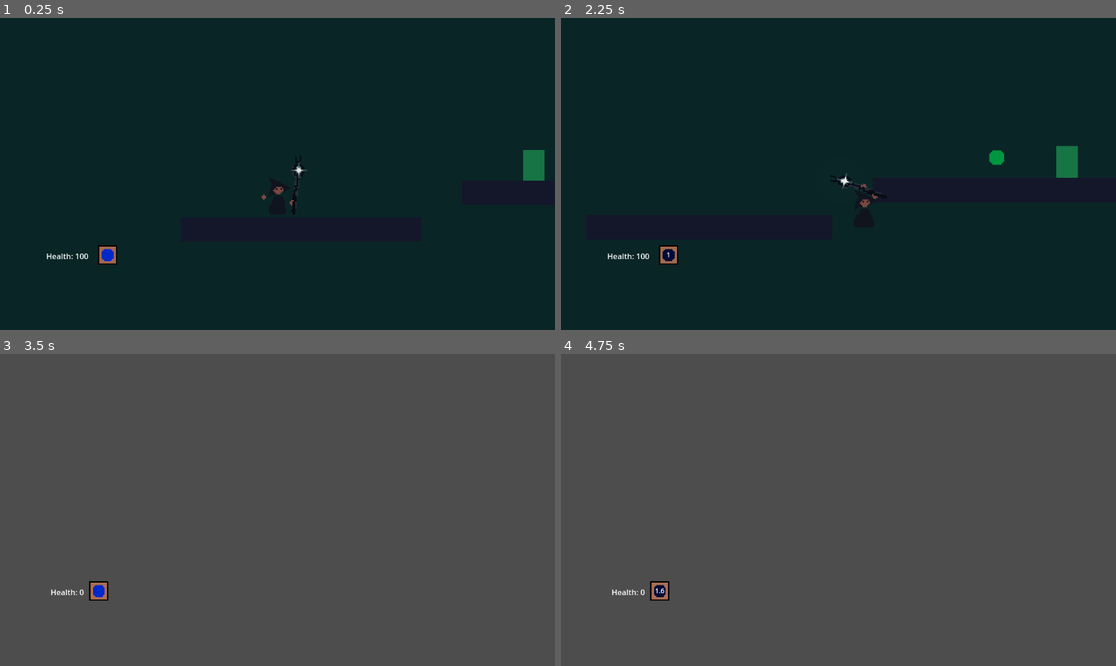
Above: before the commit, frames 1-4 (two rows, left to right).
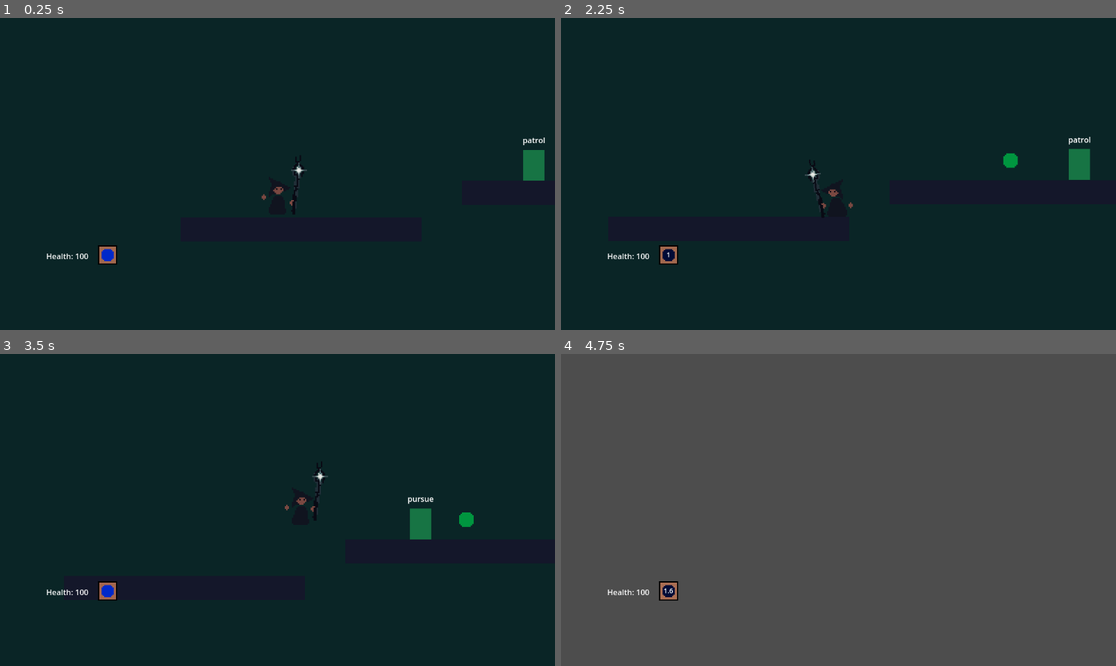
Above: after the commit, the same moments.

Repository: AthertonRoamer/Newton
Game: Godot game, scene res://test_world/test_world.tscn
The game is run twice, just before and just after one commit, with the same random seed, the same clock (stepped at 60 frames per second) and the same inputs. This scene is started directly instead of the project's main scene.
Inputs (mouse positions are in pixels of both pictures, inside the frame that each line leads up to):
- Up to frame 1 (0.25 s): no input
- Up to frame 2 (2.25 s): move the mouse to (960, 158) at 0.52 s; press the mouse at (960, 158) at 0.53 s; hold D (player_right) 0.53-2.03 s; tap W (player_jump) at 0.77, 1.52 s; move the mouse to (727, 189) at 1.27 s; release the mouse at (727, 189) at 1.28 s; click (727, 189) at 1.35 s; move the mouse to (894, 105) at 2.02 s; press the mouse at (894, 105) at 2.03 s; hold A (player_left) from 2.03 s (still down); tap E (player_interact) at 2.1 s
- Up to frame 3 (3.5 s): move the mouse to (249, 572) at 2.77 s; release A (player_left) at 2.78 s; release the mouse at (249, 572) at 2.78 s; hold D (player_right) from 2.78 s (still down); tap 4 (player_select_spell_four) at 2.85 s; tap W (player_jump) at 3.02 s; click (249, 572) at 3.05 s
- Up to frame 4 (4.75 s): move the mouse to (1005, 556) at 3.52 s; press the mouse at (1005, 556) at 3.53 s; tap 1 (player_select_spell_one) at 3.6 s; tap W (player_jump) at 3.77, 4.52 s; move the mouse to (672, 463) at 4.27 s; release D (player_right) at 4.28 s; release the mouse at (672, 463) at 4.28 s; hold A (player_left) from 4.28 s (still down); tap 3 (player_select_spell_three) at 4.35 s; click (672, 463) at 4.55 s

The runs differ from the first frame. In frame 1, less than 0.1% of the frame differs, in the area x 94-99%, y 38-41%; in frame 2, 1.1%; in frame 3, 100%, in the area x 0-100%, y 0-100%; in frame 4, 0.4%.

Commit message:
Completed goblin, limited staff angle, fixed charging bug

Diff:
--- a/Newton/entities/edge_detector/edge_detector.gd
+++ b/Newton/entities/edge_detector/edge_detector.gd
@@ -20,3 +20,12 @@
 
 func is_edge_on_left() -> bool:
 	return not left_ray.is_colliding()
+
+
+func is_edge_in_direction(direction : Vector2) -> bool:
+	if direction == Vector2.RIGHT:
+		return is_edge_on_right()
+	elif direction == Vector2.LEFT:
+		return is_edge_on_left()
+	else:
+		return false
--- a/Newton/entities/entity.gd
+++ b/Newton/entities/entity.gd
@@ -23,7 +23,7 @@
 			direction_changed.emit(direction)
 
 var walking : bool = false
-var was_walking : bool = false #last frame
+var was_walking_last_frame : bool = false
 
 var health : int = starting_health:
 	set(v):
@@ -52,11 +52,19 @@
 	queue_free()
 
 
+func switch_direction() -> void:
+	match direction:
+		Vector2.RIGHT:
+			direction = Vector2.LEFT
+		Vector2.LEFT:
+			direction = Vector2.RIGHT
+
+
 func walk() -> void:
 	if not walking:
 		walking = true
-		was_walking = true
-		walking_changed.emit(true)
+		if not was_walking_last_frame:
+			walking_changed.emit(true)
 
 
 func process_walking() -> void:
@@ -73,10 +81,11 @@
 			velocity.x += lateral_acceleration
 
 		walking = false
+		was_walking_last_frame = true
 	else:
-		if was_walking:
+		if was_walking_last_frame:
 			walking_changed.emit(false)
-			was_walking = false
+		was_walking_last_frame = false
 
 
 func basic_entiy_friction() -> void:
--- a/Newton/entities/goblin/goblin.gd
+++ b/Newton/entities/goblin/goblin.gd
@@ -1,4 +1,17 @@
 class_name Goblin
-extends Entity
+extends HostileEntity
 
 @export var edge_detector : EdgeDetector
+@export var obstacle_detector : ObstacleDetector
+@export var state_machine : EntityStateMachine
+
+@export var weapon : MeleeWeapon
+
+func _ready() -> void:
+	super()
+	$StateDisplay.text = str(state_machine.active_state.id)
+	state_machine.state_changed.connect(_on_state_changed)
+
+
+func _on_state_changed() -> void:
+	$StateDisplay.text = state_machine.active_state.id
--- a/Newton/entities/goblin/goblin.tscn
+++ b/Newton/entities/goblin/goblin.tscn
@@ -1,18 +1,31 @@
-[gd_scene load_steps=7 format=3 uid="uid://crs5n2j5sil7s"]
+[gd_scene load_steps=13 format=3 uid="uid://crs5n2j5sil7s"]
 
 [ext_resource type="Script" path="res://entities/goblin/goblin.gd" id="1_glrm0"]
-[ext_resource type="Texture2D" uid="uid://bbsgvlv6kygf2" path="res://entities/goblin/filler_goblin_art.png" id="2_7xhft"]
+[ext_resource type="Texture2D" uid="uid://bbsgvlv6kygf2" path="res://entities/goblin/art/filler_goblin_art.png" id="2_7xhft"]
 [ext_resource type="PackedScene" uid="uid://b25ocklxmlo8i" path="res://entities/edge_detector/edge_detector.tscn" id="3_b6hqv"]
 [ext_resource type="PackedScene" uid="uid://cuv6l4g0b6sea" path="res://entities/entity_state_machine/entity_state_machine.tscn" id="4_etnwo"]
-[ext_resource type="Script" path="res://entities/goblin/patrol.gd" id="5_wj7n0"]
+[ext_resource type="PackedScene" uid="uid://bk1s87ecljx8c" path="res://entities/obstacle_detector/obstacle_detector.tscn" id="4_tt073"]
+[ext_resource type="Script" path="res://entities/goblin/states/patrol.gd" id="5_wj7n0"]
+[ext_resource type="Script" path="res://entities/goblin/states/attack.gd" id="6_ofi1d"]
+[ext_resource type="Script" path="res://entities/goblin/states/pursue.gd" id="7_4e64o"]
+[ext_resource type="Script" path="res://entities/goblin/melee_weapon/goblin_melee_weapon.gd" id="8_2lfkf"]
+[ext_resource type="Texture2D" uid="uid://c7d6kh1qxiylf" path="res://entities/goblin/art/filler_goblin_weapon.png" id="8_ddich"]
 
 [sub_resource type="CapsuleShape2D" id="CapsuleShape2D_a4b8o"]
 radius = 21.0
 height = 64.0
 
-[node name="Goblin" type="CharacterBody2D" node_paths=PackedStringArray("edge_detector")]
+[sub_resource type="CircleShape2D" id="CircleShape2D_1b1is"]
+radius = 16.1245
+
+[node name="Goblin" type="CharacterBody2D" node_paths=PackedStringArray("edge_detector", "obstacle_detector", "state_machine", "weapon", "can_attack_timer")]
 script = ExtResource("1_glrm0")
 edge_detector = NodePath("EdgeDetector")
+obstacle_detector = NodePath("ObstacleDetector")
+state_machine = NodePath("EntityStateMachine")
+weapon = NodePath("MeleeWeapon")
+attack_range = 70
+can_attack_timer = NodePath("CanAtttackTimer")
 
 [node name="Sprite2D" type="Sprite2D" parent="."]
 scale = Vector2(2, 2)
@@ -21,8 +34,7 @@
 [node name="CollisionShape2D" type="CollisionShape2D" parent="."]
 shape = SubResource("CapsuleShape2D_a4b8o")
 
-[node name="EdgeDetector" parent="." instance=ExtResource("3_b6hqv")]
-width = 80.0
+[node name="CanAtttackTimer" type="Timer" parent="."]
 
 [node name="EntityStateMachine" parent="." node_paths=PackedStringArray("entity") instance=ExtResource("4_etnwo")]
 entity = NodePath("..")
@@ -31,3 +43,41 @@
 script = ExtResource("5_wj7n0")
 id = "patrol"
 first_active_state = true
+
+[node name="Pursue" type="Node" parent="EntityStateMachine"]
+script = ExtResource("7_4e64o")
+id = "pursue"
+
+[node name="Attack" type="Node" parent="EntityStateMachine"]
+script = ExtResource("6_ofi1d")
+id = "attack"
+
+[node name="StateDisplay" type="Label" parent="."]
+offset_left = -39.0
+offset_top = -86.0
+offset_right = 40.0
+offset_bottom = -19.0
+horizontal_alignment = 1
+vertical_alignment = 1
+
+[node name="EdgeDetector" parent="." instance=ExtResource("3_b6hqv")]
+width = 80.0
+
+[node name="ObstacleDetector" parent="." instance=ExtResource("4_tt073")]
+length = 45.0
+
+[node name="MeleeWeapon" type="Area2D" parent="." node_paths=PackedStringArray("timer", "wielder")]
+position = Vector2(40, 0)
+script = ExtResource("8_2lfkf")
+timer = NodePath("Timer")
+wielder = NodePath("..")
+metadata/_edit_group_ = true
+
+[node name="Sprite2D" type="Sprite2D" parent="MeleeWeapon"]
+texture = ExtResource("8_ddich")
+
+[node name="CollisionShape2D" type="CollisionShape2D" parent="MeleeWeapon"]
+shape = SubResource("CircleShape2D_1b1is")
+
+[node name="Timer" type="Timer" parent="MeleeWeapon"]
+one_shot = true
--- /dev/null
+++ b/Newton/entities/goblin/melee_weapon/goblin_melee_weapon.gd
@@ -0,0 +1,14 @@
+class_name GoblinMeleeWeapon
+extends MeleeWeapon
+
+@export var arm_length : int = 40
+
+func strike() -> void:
+	position = get_parent().direction * arm_length
+	visible = true
+	super()
+
+
+func end_strike() -> void:
+	super()
+	visible = false
--- /dev/null
+++ b/Newton/entities/goblin/melee_weapon/melee_weapon.gd
@@ -0,0 +1,50 @@
+class_name MeleeWeapon
+extends Area2D
+
+signal strike_began
+signal strike_ended
+
+@export var timer : Timer
+@export var damage : int = 20
+@export var damage_type : String = "none"
+@export var strike_time : float = 0.75
+@export var wielder : Node2D
+
+var striking : bool = false
+var entities_hit : Array[Node] = []
+
+func _ready() -> void:
+	visible = false
+	timer.wait_time = strike_time
+	timer.timeout.connect(_on_timer_timeout)
+	body_entered.connect(_on_body_entered)
+
+
+func strike() -> void:
+	striking = true
+	for body in get_overlapping_bodies():
+		effect_body(body)
+	timer.start()
+	strike_began.emit()
+
+
+func end_strike() -> void:
+	striking = false
+	entities_hit = []
+	strike_ended.emit()
+
+
+
+func _on_body_entered(body : Node2D) -> void:
+	effect_body(body)
+
+
+func effect_body(body : Node2D) -> void:
+	if not entities_hit.has(body) and body != wielder:
+		if body.is_in_group("damageable"):
+			body.take_damage(damage, damage_type)
+			entities_hit.append(body)
+
+
+func _on_timer_timeout() -> void:
+	end_strike()
--- a/Newton/entities/goblin/patrol.gd
+++ /dev/null
@@ -1,12 +0,0 @@
-class_name PatrolState
-extends EntityState
-
-func process_state() -> void:
-	match get_entity().direction:
-		Vector2.RIGHT:
-			if get_entity().edge_detector.is_edge_on_right():
-				get_entity().direction = Vector2.LEFT
-		Vector2.LEFT:
-			if get_entity().edge_detector.is_edge_on_left():
-				get_entity().direction = Vector2.RIGHT
-	get_entity().walk()
--- /dev/null
+++ b/Newton/entities/goblin/states/attack.gd
@@ -0,0 +1,16 @@
+class_name StateAttack
+extends EntityState
+
+func _ready() -> void:
+	super()
+	get_entity().weapon.strike_ended.connect(_on_strike_ended)
+
+
+func activate() -> void:
+	super()
+	get_entity().weapon.strike()
+
+
+func _on_strike_ended() -> void:
+	get_entity().register_attack()
+	state_machine.set_state("pursue")
--- /dev/null
+++ b/Newton/entities/goblin/states/patrol.gd
@@ -0,0 +1,9 @@
+class_name PatrolState
+extends EntityState
+
+func process_state() -> void:
+	if get_entity().edge_detector.is_edge_in_direction(get_entity().direction) or get_entity().obstacle_detector.is_obstacle_in_direction(get_entity().direction):
+		get_entity().switch_direction()
+	get_entity().walk()
+	if get_entity().is_player_nearby():
+		state_machine.set_state("pursue")
--- /dev/null
+++ b/Newton/entities/goblin/states/pursue.gd
@@ -0,0 +1,13 @@
+class_name PursueState
+extends EntityState
+
+func process_state() -> void:
+	get_entity().direction = get_entity().get_simple_direction_to_player()
+	var blocked : bool = get_entity().edge_detector.is_edge_in_direction(get_entity().direction)
+	blocked = blocked or get_entity().obstacle_detector.is_obstacle_in_direction(get_entity().direction)
+	if not blocked:
+		get_entity().walk()
+	if not get_entity().is_player_nearby():
+		state_machine.set_state("patrol")
+	elif get_entity().is_player_attackable() and get_entity().can_attack:
+		state_machine.set_state("attack")
--- /dev/null
+++ b/Newton/entities/hostile_entity/hostile_entity.gd
@@ -0,0 +1,57 @@
+class_name HostileEntity
+extends Entity
+
+@export var sight_range : int = 300
+@export var attack_range : int = 60
+@export var attack_delay : float = 0.5
+@export var attack_angle_range_above : float = 45
+@export var attack_angle_range_below : float = 45
+
+var can_attack : bool = true
+@export var can_attack_timer : Timer
+
+
+func _ready() -> void:
+	super()
+	if can_attack_timer != null:
+		can_attack_timer.wait_time = attack_delay
+		can_attack_timer.one_shot = true
+		can_attack_timer.timeout.connect(_on_can_attack_timer_timeout)
+
+
+func is_player_nearby() -> bool:
+	if is_instance_valid(Main.player):
+		return global_position.distance_to(Main.player.global_position) < sight_range
+	else:
+		return false
+
+
+func is_player_attackable() -> bool:
+	if is_instance_valid(Main.player):
+		var to_player : Vector2 = Main.player.global_position - global_position
+		if to_player.length() <= attack_range:
+			if sign(to_player.y) == 1: #player above entity
+				return to_player.angle_to(direction) <= attack_angle_range_above
+			else: #player below entity
+				return to_player.angle_to(direction) <= attack_angle_range_below
+		else:
+			return false
+	else:
+		return false
+
+
+func get_simple_direction_to_player() -> Vector2:
+	if is_instance_valid(Main.player) and position.x > Main.player.global_position.x:
+		return Vector2.LEFT
+	else:
+		return Vector2.RIGHT
+
+
+func register_attack() -> void:
+	if is_instance_valid(can_attack_timer):
+		can_attack = false
+		can_attack_timer.start()
+
+
+func _on_can_attack_timer_timeout() -> void:
+	can_attack = true
--- /dev/null
+++ b/Newton/entities/obstacle_detector/obstacle_detector.gd
@@ -0,0 +1,63 @@
+class_name ObstacleDetector
+extends Node2D
+
+@export var right_ray_cast : RayCast2D
+@export var left_ray_cast : RayCast2D
+
+@export var length : float
+
+func _ready() -> void:
+	right_ray_cast.target_position.x = length
+	left_ray_cast.target_position.x = -length
+
+
+func is_obstacle_left() -> bool:
+	return left_ray_cast.is_colliding()
+
+
+func is_obstacle_right() -> bool:
+	return right_ray_cast.is_colliding()
+
+
+func is_obstacle_in_direction(direction : Vector2) -> bool:
+	match direction:
+		Vector2.RIGHT:
+			return is_obstacle_right()
+		Vector2.LEFT:
+			return is_obstacle_left()
+		_:
+			return false
+
+
+func get_obstacle_type_left() -> String:
+	if is_obstacle_left():
+		if left_ray_cast.get_collider() is Player:
+			return "player"
+		elif left_ray_cast.get_collider() is Entity:
+			return "entity"
+		else:
+			return "basic"
+	else:
+		return "none"
+
+
+func get_obstacle_type_right() -> String:
+	if is_obstacle_right():
+		if right_ray_cast.get_collider() is Player:
+			return "player"
+		elif right_ray_cast.get_collider() is Entity:
+			return "entity"
+		else:
+			return "basic"
+	else:
+		return "none"
+
+
+func get_obstacle_type_in_direction(direction : Vector2) -> String:
+	match direction:
+		Vector2.RIGHT:
+			return get_obstacle_type_right()
+		Vector2.LEFT:
+			return get_obstacle_type_left()
+		_:
+			return "none"
--- /dev/null
+++ b/Newton/entities/obstacle_detector/obstacle_detector.tscn
@@ -0,0 +1,15 @@
+[gd_scene load_steps=2 format=3 uid="uid://bk1s87ecljx8c"]
+
+[ext_resource type="Script" path="res://entities/obstacle_detector/obstacle_detector.gd" id="1_xxpgw"]
+
+[node name="ObstacleDetector" type="Node2D" node_paths=PackedStringArray("right_ray_cast", "left_ray_cast")]
+script = ExtResource("1_xxpgw")
+right_ray_cast = NodePath("RightRayCast")
+left_ray_cast = NodePath("LeftRayCast")
+length = 32.0
+
+[node name="LeftRayCast" type="RayCast2D" parent="."]
+target_position = Vector2(-32, 0)
+
+[node name="RightRayCast" type="RayCast2D" parent="."]
+target_position = Vector2(32, 0)
--- a/Newton/main/main.gd
+++ b/Newton/main/main.gd
@@ -3,6 +3,7 @@
 
 static var main : Main
 static var world : World
+static var player : Player
 
 @export var menu_scene : PackedScene
 @export var game_scene : PackedScene
--- a/Newton/player/player.gd
+++ b/Newton/player/player.gd
@@ -28,11 +28,13 @@
 @export var starting_health : int = 100
 var health : int = starting_health:
 	set(v):
-		health = v
-		Hud.health_display.health = health
-		if health <= 0:
+		if v <= 0:
 			health = 0
 			die()
+		else:
+			health = v
+		Hud.health_display.health = health
+
 
 
 @export var spell_manager : SpellManager
@@ -48,6 +50,7 @@
 
 func _ready() -> void:
 	reset()
+	Main.player = self
 	equip_spell(preload("res://player/spells/test_spell/test_spell.tscn"))
 
 
@@ -119,6 +122,11 @@
 func begin_charging_spell() -> void:
 	if spell_manager.selected_spell.available:
 		spell_manager.selected_spell.begin_charge()
+		direction_locked = true
+		charging = true
+		staff_sprite.start_following_mouse()
+		if !is_on_floor():
+			falling = true
 
 
 func cast_spell() -> void:
@@ -151,13 +159,7 @@
 func mouse_actions():
 #	feel free to mess with this code this is just where
 #	im putting the charge animation stuff (quick solution)
-	if Input.is_action_pressed("player_cast"):
-		direction_locked = true
-		charging = true
-		staff_sprite.start_following_mouse()
-		if !is_on_floor():
-			falling = true
-	elif !Input.is_action_pressed("player_cast"):
+	if !Input.is_action_pressed("player_cast"):
 		direction_locked = false
 		charging = false
 		charged = false
--- a/Newton/player/player.tscn
+++ b/Newton/player/player.tscn
@@ -766,6 +766,59 @@
 "values": [false]
 }
 
+[sub_resource type="Animation" id="Animation_kbru1"]
+resource_name = "wind_charged"
+length = 0.3
+loop_mode = 1
+tracks/0/type = "value"
+tracks/0/imported = false
+tracks/0/enabled = true
+tracks/0/path = NodePath("Sprite2D:frame")
+tracks/0/interp = 1
+tracks/0/loop_wrap = true
+tracks/0/keys = {
+"times": PackedFloat32Array(0),
+"transitions": PackedFloat32Array(1),
+"update": 1,
+"values": [17]
+}
+tracks/1/type = "value"
+tracks/1/imported = false
+tracks/1/enabled = true
+tracks/1/path = NodePath("staff:frame")
+tracks/1/interp = 1
+tracks/1/loop_wrap = true
+tracks/1/keys = {
+"times": PackedFloat32Array(0, 0.1, 0.2),
+"transitions": PackedFloat32Array(1, 1, 1),
+"update": 1,
+"values": [22, 23, 24]
+}
+tracks/2/type = "value"
+tracks/2/imported = false
+tracks/2/enabled = true
+tracks/2/path = NodePath("staff:z_index")
+tracks/2/interp = 1
+tracks/2/loop_wrap = true
+tracks/2/keys = {
+"times": PackedFloat32Array(0),
+"transitions": PackedFloat32Array(1),
+"update": 1,
+"values": [1]
+}
+tracks/3/type = "value"
+tracks/3/imported = false
+tracks/3/enabled = true
+tracks/3/path = NodePath("staff:position")
+tracks/3/interp = 1
+tracks/3/loop_wrap = true
+tracks/3/keys = {
+"times": PackedFloat32Array(0),
+"transitions": PackedFloat32Array(1),
+"update": 0,
+"values": [Vector2(0, 4.76837e-07)]
+}
+
 [sub_resource type="Animation" id="Animation_8liq7"]
 resource_name = "wind_charging"
 length = 0.9
@@ -854,59 +907,6 @@
 "values": [0.0, 0.25]
 }
 
-[sub_resource type="Animation" id="Animation_kbru1"]
-resource_name = "wind_charged"
-length = 0.3
-loop_mode = 1
-tracks/0/type = "value"
-tracks/0/imported = false
-tracks/0/enabled = true
-tracks/0/path = NodePath("Sprite2D:frame")
-tracks/0/interp = 1
-tracks/0/loop_wrap = true
-tracks/0/keys = {
-"times": PackedFloat32Array(0),
-"transitions": PackedFloat32Array(1),
-"update": 1,
-"values": [17]
-}
-tracks/1/type = "value"
-tracks/1/imported = false
-tracks/1/enabled = true
-tracks/1/path = NodePath("staff:frame")
-tracks/1/interp = 1
-tracks/1/loop_wrap = true
-tracks/1/keys = {
-"times": PackedFloat32Array(0, 0.1, 0.2),
-"transitions": PackedFloat32Array(1, 1, 1),
-"update": 1,
-"values": [22, 23, 24]
-}
-tracks/2/type = "value"
-tracks/2/imported = false
-tracks/2/enabled = true
-tracks/2/path = NodePath("staff:z_index")
-tracks/2/interp = 1
-tracks/2/loop_wrap = true
-tracks/2/keys = {
-"times": PackedFloat32Array(0),
-"transitions": PackedFloat32Array(1),
-"update": 1,
-"values": [1]
-}
-tracks/3/type = "value"
-tracks/3/imported = false
-tracks/3/enabled = true
-tracks/3/path = NodePath("staff:position")
-tracks/3/interp = 1
-tracks/3/loop_wrap = true
-tracks/3/keys = {
-"times": PackedFloat32Array(0),
-"transitions": PackedFloat32Array(1),
-"update": 0,
-"values": [Vector2(0, 4.76837e-07)]
-}
-
 [sub_resource type="AnimationLibrary" id="AnimationLibrary_hnese"]
 _data = {
 "RESET": SubResource("Animation_hmqwr"),
--- a/Newton/player/staff.gd
+++ b/Newton/player/staff.gd
@@ -1,5 +1,6 @@
 extends Sprite2D
 
+@export var limit_staff_angle_to_forward = true
 @onready var player = get_parent()
 
 var follow_mouse = false
@@ -9,6 +10,21 @@
 	if follow_mouse:
 		var mouse_pos = get_global_mouse_position()
 		var angle_to_mouse = rad_to_deg((get_global_position() - mouse_pos).angle())
+
+		if limit_staff_angle_to_forward:
+			#this makes so player can't aim staff behind himself
+			var direction_angle_to_mouse = rad_to_deg((mouse_pos - player.get_global_position()).angle_to(player.direction))
+			if direction_angle_to_mouse > 90:
+				var vec = Vector2.UP.rotated(0.1)
+				if player.direction == Vector2.RIGHT:
+					vec = Vector2.DOWN
+				angle_to_mouse =  rad_to_deg((get_global_position() - player.get_global_position() + vec).angle())
+			elif direction_angle_to_mouse < -90:
+				var vec2 = Vector2.DOWN.rotated(0.1)
+				if player.direction == Vector2.RIGHT:
+					vec2 = Vector2.UP
+				angle_to_mouse =  rad_to_deg((get_global_position() - player.get_global_position() + vec2).angle())
+
 		if player.direction == Vector2.RIGHT:
 			angle_to_mouse += 180
 		# Ensure the target angle is within 180 degrees of the current rotation
Renamed: Newton/entities/goblin/filler_goblin_art.png -> Newton/entities/goblin/art/filler_goblin_art.png
Not shown, changed: Newton/entities/goblin/art/filler_goblin_art.png.import
Renamed: Newton/entities/goblin/filler_goblin_weapon.png -> Newton/entities/goblin/art/filler_goblin_weapon.png
Not shown, changed: Newton/entities/goblin/art/filler_goblin_weapon.png.import
Not shown: 1 places in Newton/player/player.tscn that only renumber resources
